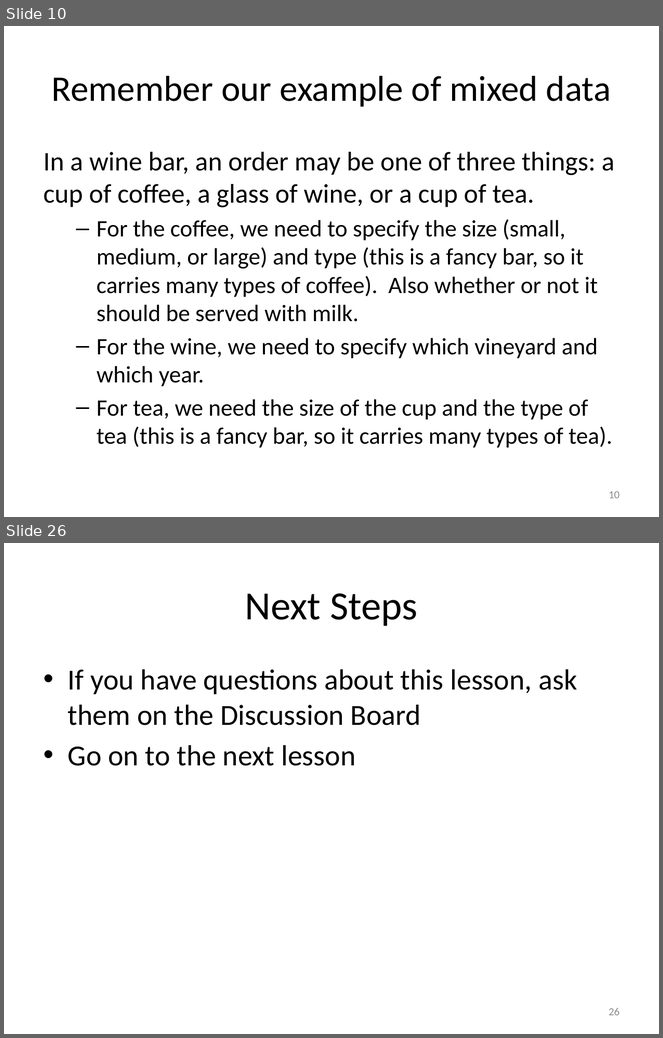
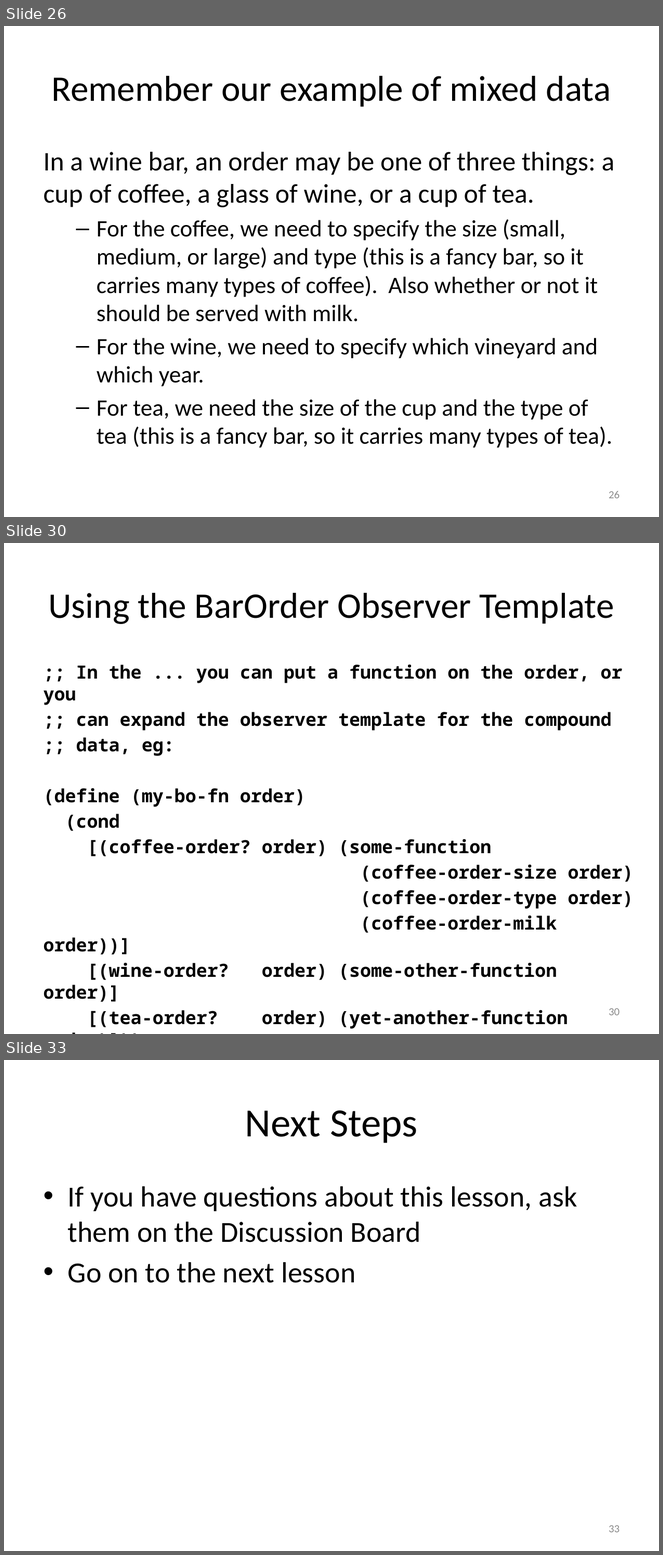
Before and after one commit to mwand/cs5010f17, a slide deck: Slides/Lesson 1.3 The Data Design Recipe.pptx. Shown one above the other, each under a label of ours: slides 10 and 26 before the commit, slides 26, 30 and 33 after it; the slides between them are not shown. The pictures are 663x1038 and 663x1555 pixels, drawn with LibreOffice and Linux fonts; fonts in the diff are those of the drawing. Boxes give left, top, right and bottom in pixels: in the first picture for what was removed or moved away, otherwise in the second. Text is boxed around its words. In the diff, an @@ line names an element or a change of style, - is before the commit and + after.

```diff
--- a/Slides/Lesson 1.3 The Data Design Recipe.pptx
+++ b/Slides/Lesson 1.3 The Data Design Recipe.pptx
@@ slide 30 added at (4,543,659,1034), background #FFFFFF @@
@@ title added at (37,563,626,644), fill #FFFFFF, outline #4F81BD 2 pt, 39.6 pt, text #000000 @@
+Using the BarOrder Observer Template
@@ text added at (44,665,634,1029), 20 pt, text #000000, bold @@
+;; In the ... you can put a function on the order, or you
+;; can expand the observer template for the compound
+;; data, eg:
+(define (my-bo-fn order)
+(cond
+[(coffee-order? order) (some-function
+(coffee-order-size order)
+(coffee-order-type order)
+(coffee-order-milk order))]
+[(wine-order? order) (some-other-function order)]
+[(tea-order? order) (yet-another-function order)]))
@@ page number added at (609,1008,620,1016), 12 pt, text #8C8C8C @@
+30
@@ what was slide 10 is now slide 26 @@
@@ page number at (609,491,620,499): text changed @@
-10
+26
@@ what was slide 26 is now slide 33 @@
@@ page number at (609,1525,620,1533): text changed @@
-26
+33
```
Also in this commit, not shown: 9 slides changed, 16 other slides added, 10 slides removed, 10 other files.
